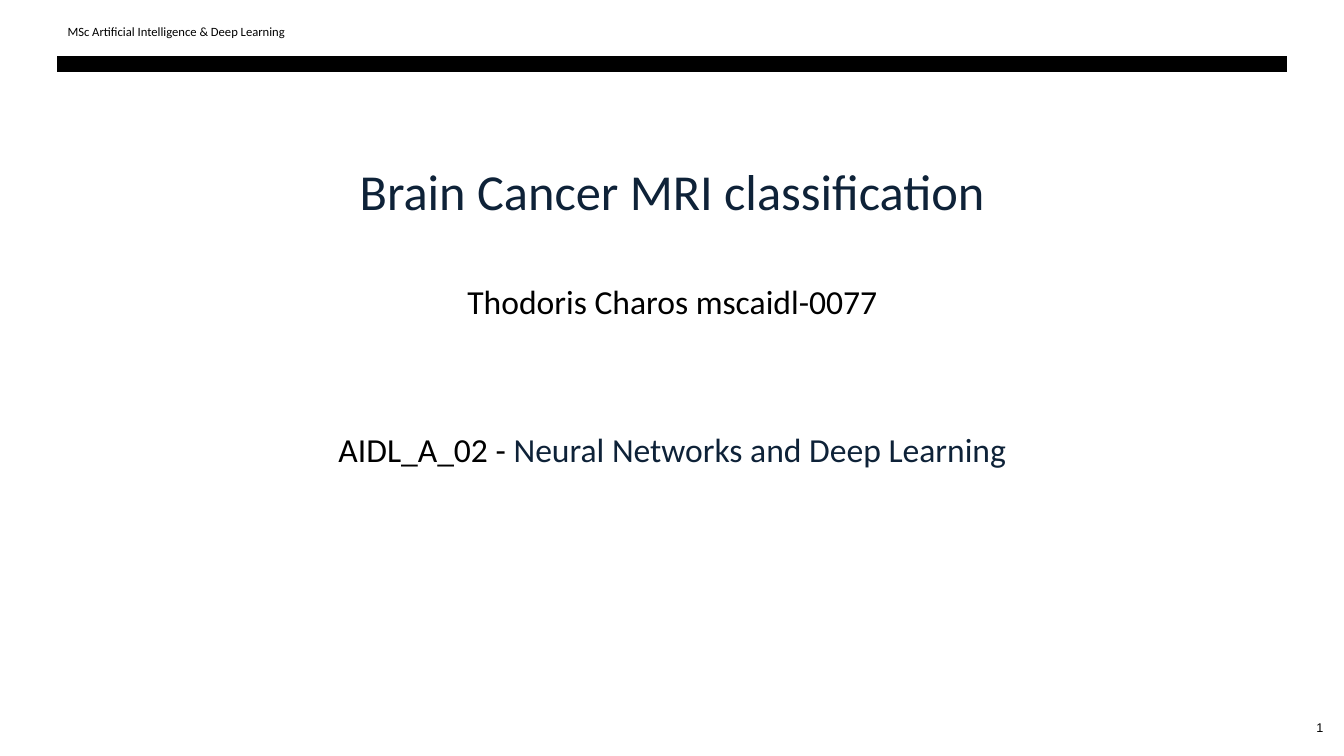
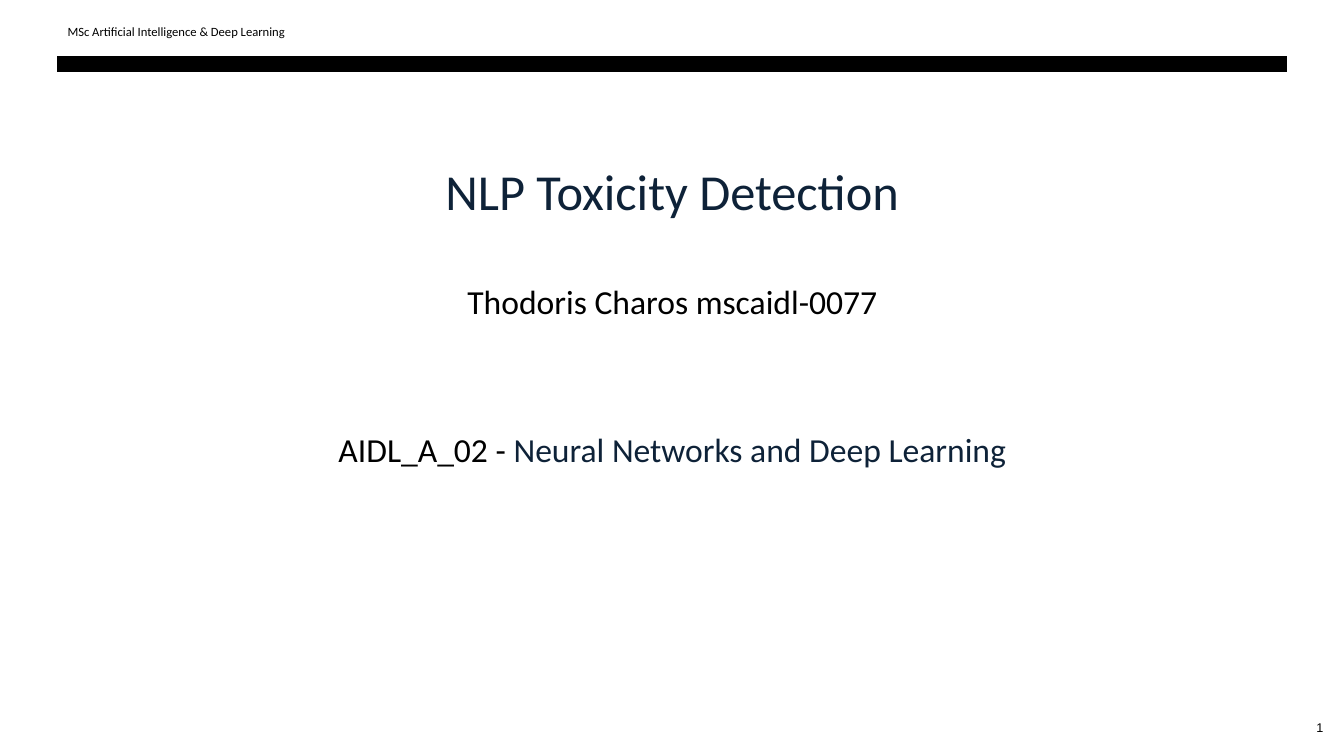
Before and after one commit to tcharos/NLP-Toxicity-Detection, a slide deck: slide 1 of NLP_finalPresentation.pptx. Drawn at 1344x756 pixels with LibreOffice and Linux fonts; fonts in the diff are those of the drawing. Boxes give left, top, right and bottom in pixels: in the first picture for what was removed or moved away, otherwise in the second. Text is boxed around its words. In the diff, an @@ line names an element or a change of style, - is before the commit and + after.

```diff
--- a/NLP_finalPresentation.pptx
+++ b/NLP_finalPresentation.pptx
@@ title at (338, 175, 1006, 468): text changed @@
-Brain Cancer MRI classification
-Thodoris Charos mscaidl-0077
-AIDL_A_02 - Neural Networks and Deep Learning
+NLP Toxicity Detection
+Thodoris Charos mscaidl-0077
+AIDL_A_02 - Neural Networks and Deep Learning
```
